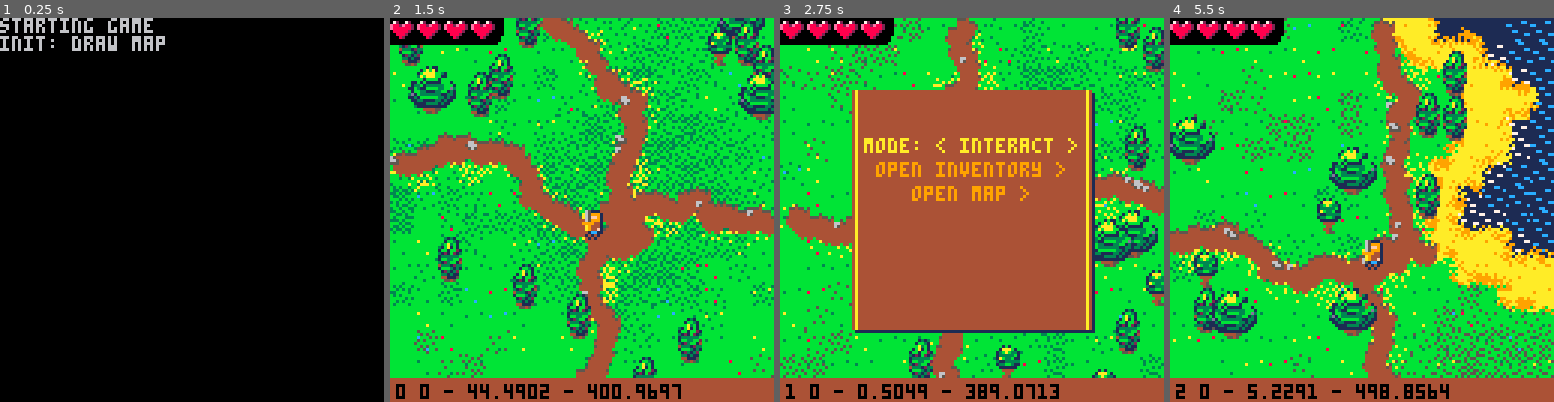
Above: before the commit, frames 1-4 (left to right).
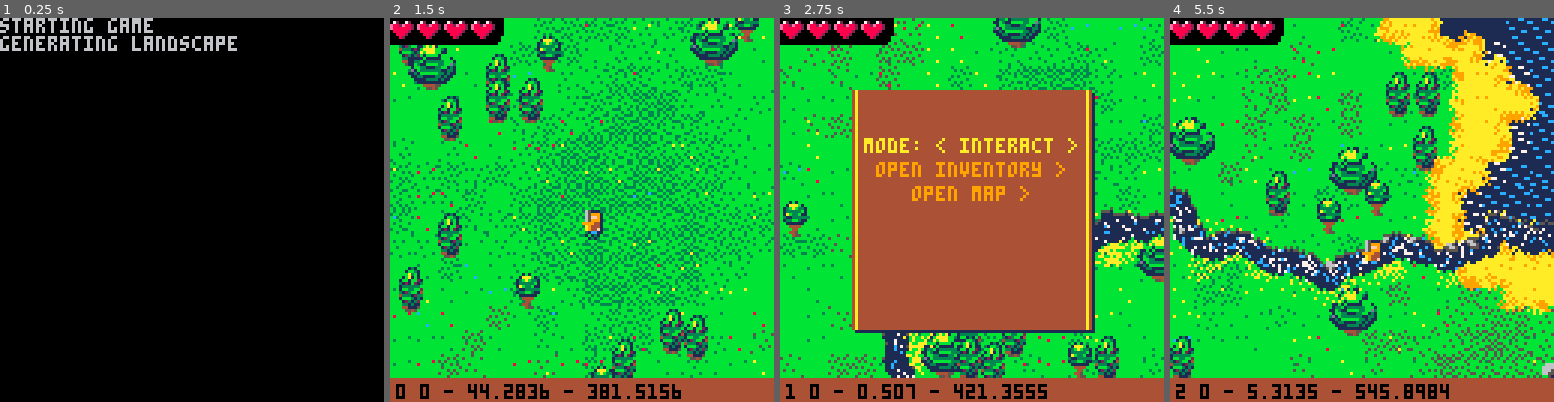
Above: after the commit, the same moments.

Repository: zet23t/pico8-finjr
Game: PICO-8 cartridge finjr.p8
The game is run twice, just before and just after one commit, with the same random seed, the same clock (stepped at 60 frames per second) and the same inputs.
Inputs:
- Up to frame 1 (0.25 s): no input
- Up to frame 2 (1.5 s): tap X (X key) at 0.33, 1.07 s; tap O (Z key) at 0.7 s
- Up to frame 3 (2.75 s): hold Right 1.6-2.1 s; tap O (Z key) at 1.7, 2.1, 2.5 s; tap X (X key) at 1.85 s; hold Up 2.15-2.42 s; hold Right from 2.47 s (still down)
- Up to frame 4 (5.5 s): tap O (Z key) every 0.4 s from 2.9 to 5.3 s; tap X (X key) at 2.97, 4.08, 5.2 s; release Right at 3.03 s; hold Left 3.08-3.58 s; hold Down 3.63-3.97 s; hold Right 4.02-4.68 s; hold Up 4.73-5.03 s; hold Left from 5.08 s (still down)

The runs differ from the first frame. In frame 1, 0.9% of the frame differs, in the area x 0-62%, y 4-9%; in frame 2, 40%, in the area x 0-100%, y 0-100%; in frame 3, 19%; in frame 4, 30%.

Commit message:
added rivers

Diff:
--- a/finjr.p8
+++ b/finjr.p8
@@ -113,11 +113,11 @@
 end
 
 local function idx128(x,y) return flr(x/8)*8 + flr(y/8)*8 * 128 end
-
+local function idx_map_screen(x,y) return (x + 64) | (y + 64) << 8 end
 local function rndsym(x) return rnd(x) - x*.5 end
 
 local function path(stepsize, x1, y1, x2, y2, scatter, placecallback)
-	local function halfit(x1,y1,x2,y2, n)
+	local function halfit(x1,y1,x2,y2, n, dstart,dend)
 		local dx,dy = x2 - x1, y2 - y1
 		local d = (dx * dx + dy * dy) ^ .5
 		n += 1
@@ -126,11 +126,12 @@
 
 		local r = rndsym(scatter*d)
 		local x,y = (x1 + x2) / 2 - r * ny, (y1 + y2) / 2 + r * nx
-		placecallback(x,y, d)
-		halfit(x1,y1,x,y, n)
-		halfit(x,y,x2,y2, n)
-	end
-	halfit(x1,y1,x2,y2, 0)
+		local dh = (dstart + dend) / 2
+		placecallback(x,y, d, dh)
+		halfit(x1,y1,x,y, n, dstart, dh)
+		halfit(x,y,x2,y2, n, dh, dend)
+	end
+	halfit(x1,y1,x2,y2, 0, 0,1)
 end
 
 function write_map(x,y,col)
@@ -178,7 +179,8 @@
 
 function _init()
 	cls()
-	print("starting game")
+	print "starting game"
+
 	cartdata("zet23t_finjr_1")
 	local first_start = dget(0) == 0
 	if first_start then
@@ -187,15 +189,15 @@
 		player_x, player_y = dget(1), dget(2)
 	end
 
-	print("init: draw map")
+	print "generating landscape"
 	local heights = {}
+	local river_spawns = {}
 	local possible_town_points = {}
-	local function idx(x,y) return (x + 64) | (y + 64) << 8 end
 	for x=-31,32 do
 		for y=-31,32 do
 			dither = (x + y) & 1
 			local h = map_get_height(x * 128 + 64, y * 128 + 64)
-			heights[idx(x,y)] = h
+			heights[idx_map_screen(x,y)] = h
 			local col = (ishigherthanwaterlevel(h + (dither * .2 + .1)) and 12) or 1
 			if (ishigherthanwaterlevel(h)) col = (h < .25/hscale and 10 or 11)
 			if (h > .228) col = h + dither * .15 > .3 and 5 or 6
@@ -205,15 +207,71 @@
 				possible_town_points[#possible_town_points + 1] = {x,y}
 			--	col = 7
 			end
+			if h > 0.05 then river_spawns[#river_spawns + 1] = {x, y} end
 
 			write_map(x + 31, y + 31, col)
 		end
 	end
 
-	srand(3)
+	print "river flow calculations"
+	map_rivers = {}
+	srand(1)
+	for i=1,#river_spawns / 20 do
+		local x,y = unpack(rnd(river_spawns))
+		local river_points = {}
+		while true do
+			local idx = idx_map_screen(x,y)
+			local h = heights[idx]
+			river_points[#river_points + 1] = {x * 128 + rndsym(48) + 64,y * 128 + rndsym(48) + 64}
+			local nodeinfo = {points = river_points, index = #river_points}
+			if map_rivers[idx] then
+				local other = map_rivers[idx]
+				river_points[#river_points] = other[1].points[other[1].index]
+				other[#other + 1] = nodeinfo
+				break
+			end
+			if (h < -0.05) break
+			map_rivers[idx] = {nodeinfo}
+
+			local h1,h2,h3,h4 = heights[idx_map_screen(x-1,y)] or 10, heights[idx_map_screen(x+1,y)] or 10,
+				heights[idx_map_screen(x,y-1)] or 10, heights[idx_map_screen] or 10
+
+			if h1 < h2 and h1 < h3 and h1 < h4 then
+				x = x - 1
+			elseif h2 < h3 and h2 < h4 then
+				x = x + 1
+			elseif h3 < h4 then
+				y = y - 1
+			else
+				y = y + 1
+			end
+			write_map(x + 31, y + 31, 12)
+		end
+	end
+
+	print "generating towns"
+	map_towns = {}
 	for i=1,25 do
+		srand(i)
 		local x,y = unpack(possible_town_points[1 + flr(rnd(#possible_town_points))])
-		write_map(x + 31, y + 31, 8)
+		local town = {
+			screens = {{x,y}, {x-1,y},{x+1,y}},
+			buildings = {},
+			streets = {},
+		}
+		local cx,cy = 64 + rndsym(20) + x * 128, 64 + rndsym(20) + y*128
+		town.streets[#town.streets + 1] = {x1=cx - 80, y1=cy - 20, x2=cx + 80, y2=cy + 20}
+		-- local h = map_get_height(cx, cy)
+		-- for i=1,50 do
+
+		-- end
+
+		if #town.streets > 0 then
+			write_map(x + 31, y + 31, 8)
+			for p in all(town.screens) do
+				map_towns[idx_map_screen(unpack(p))] = town
+			end
+		end
 	end
 end
 
@@ -286,19 +344,57 @@
 	local function block(x,y) blocked[blockindex(x,y)] = true end
 	local function isblocked(x,y) return blocked[blockindex(x,y)] end
 
+	local function connection(d, hcut, hoffset, x1,y1,x2,y2, ondraw)
+		srand(x1-x2+y1-y2)
+		path(d,x1,y1,x2,y2,.5, function(x,y,d,p)
+			local idx = idx128(x,y)
+			local h = cached_map.height[idx]
+			if not h or h < hcut or not ishigherthanwaterlevel(h + hoffset) then return end
+
+			-- if d > 8 then
+			-- 	l_spr(83 + rnd(3), x, y - 6, .5, .5)
+			-- 	layer(5)
+			-- end
+			ondraw(x,y,d, p)
+			block(x,y)
+		end)
+	end
+
+	local function river(x1,y1,x2,y2)
+		layer(3)
+		l_pal(4,5)
+		l_pal(5,10)
+		layer(4)
+		l_pal(4,1)
+		connection(4, -.1, 0.008, x1,y1,x2,y2, function(x,y, d, p)
+			local n = 90 + rnd(2)
+			--l_call(function()rectfill(x-4,y-4,x+4,y+4,12)end)
+			layer(3)
+			if rnd()> .17 then
+				local rspr = 70 + (rnd() > .5 and 0 or 16)
+				l_spr(rspr, x + rndsym(10), y + rndsym(10),1,1, fx, fy)
+			end
+			l_spr(n, x-3, y-4)
+			layer(4)
+			l_spr(n, x-3, y-3)
+			layer(5)
+			l_call(function()
+				local s = sin(p*12 - time() * 2)
+				for i=1,3 + s do
+					pset(x + rndsym(6),y + rndsym(6),s > 0 and 7 or 12)
+				end
+			end)
+			if rnd() > .9 then
+				l_sspr(tile_1x1_flat_rocks_x + rndint(1) * 4, tile_1x1_flat_rocks_y + rndint(1) * 4, 4, 4, x - 3 + rndsym(2), y - 3 + rndsym(2))
+			end
+		end)
+	end
+
 	local function road(x1,y1,x2,y2)
 		layer(3)
 		l_pal(4,5)
 		l_pal(5,10)
-		path(6,x1,y1,x2,y2,.5, function(x,y,d)
-			local idx = idx128(x,y)
-			local h = cached_map.height[idx]
-			if not h or h < 0 then return end
-
-			-- if d > 8 then
-			-- 	l_spr(83 + rnd(3), x, y - 6, .5, .5)
-			-- 	layer(5)
-			-- end
+		connection(5, 0, 0,x1,y1,x2,y2, function(x,y)
 			local n = 90 + rnd(2)
 			layer(3)
 			if rnd()> .17 then
@@ -312,34 +408,67 @@
 			if rnd() > .9 then
 				l_sspr(tile_1x1_flat_rocks_x + rndint(1) * 4, tile_1x1_flat_rocks_y + rndint(1) * 4, 4, 4, x - 3 + rndsym(2), y - 3 + rndsym(2))
 			end
-			block(x,y)
 		end)
 	end
+
 	srand(sectionx + sectiony * 10)
 
-	-- draw_stone_wall(20,30,16 + rnd(10),10+rnd(10), block)
+	local rivers = map_rivers[idx_map_screen(sectionx, sectiony)]
+	if rivers then
+		for info in all(rivers) do
+			local x1,y1 = unpack(info.points[info.index])
+			x1 -= ox
+			y1 -= oy
+			if info.index > 1 then
+				local x2, y2 = unpack(info.points[info.index - 1])
+				x2 -= ox
+				y2 -= oy
+				river(x2,y2, x1, y1)
+			end
+			if info.index < #info.points then
+				local x2, y2 = unpack(info.points[info.index + 1])
+				x2 -= ox
+				y2 -= oy
+				river(x1,y1, x2, y2)
+			end
+		end
+	end
+	local town = map_towns[idx_map_screen(sectionx, sectiony)]
+	if town then
+		layer(200)
+		l_call(function()print("town")end)
+
+		for street in all(town.streets) do
+			srand(sectionx + sectiony * 10)
+			-- l_call(function()print("street "..flr(street.x1 - ox)..";" ..flr(street.y1 - oy)..";"..flr(street.x2-ox)..";"..flr(street.y2-oy),10,10)end)
+			road(street.x1 - ox, street.y1 - oy, street.x2 - ox, street.y2 - oy)
+		end
+		-- road(46,49,80,50)
+		draw_stone_wall(-5,30,16 + rnd(10),10+rnd(10), block)
 	-- draw_stone_wall(50,25,36 + rnd(10),20+rnd(10), block)
-	-- draw_stone_house(20,80,16 + rnd(10),10 + rnd(10), block)
-	-- draw_stone_house(50,85,36 + rnd(10),20 + rnd(10), block)
-
-
-	local cx,cy = 64 +rndsym(48), 64 + rndsym(48)
-	srand(sectionx * 4 + (sectiony - .5) * 10)
-	if rnd() > .05 then
-		road(cx,cy + 5,rndsym(30)+60,-8)
-	end
-	srand(sectionx * 4 + (sectiony + .5) * 10)
-	if rnd() > .05 then
-		road(cx,cy - 5,rndsym(30)+60,128)
-	end
-	srand((sectionx-.5) * 4 + sectiony * 10)
-	if rnd() > .05 then
-		road(cx + 5,cy,-8, rndsym(30)+60)
-	end
-	srand((sectionx+.5) * 4 + sectiony * 10)
-	if rnd() > .05 then
-		road(cx - 5,cy,128, rndsym(30)+60)
-	end
+		-- draw_stone_house(20,80,16 + rnd(10),10 + rnd(10), block)
+		-- draw_stone_house(60,85,36 + rnd(10),10 + rnd(10), block)
+	end
+
+
+	-- road network outdated
+	-- local cx,cy = 64 +rndsym(48), 64 + rndsym(48)
+	-- srand(sectionx * 4 + (sectiony - .5) * 10)
+	-- if rnd() > .05 then
+	-- 	road(cx,cy + 5,rndsym(30)+60,-8)
+	-- end
+	-- srand(sectionx * 4 + (sectiony + .5) * 10)
+	-- if rnd() > .05 then
+	-- 	road(cx,cy - 5,rndsym(30)+60,128)
+	-- end
+	-- srand((sectionx-.5) * 4 + sectiony * 10)
+	-- if rnd() > .05 then
+	-- 	road(cx + 5,cy,-8, rndsym(30)+60)
+	-- end
+	-- srand((sectionx+.5) * 4 + sectiony * 10)
+	-- if rnd() > .05 then
+	-- 	road(cx - 5,cy,128, rndsym(30)+60)
+	-- end
 
 	srand(sectionx + sectiony * 10)
 	local roads = {}
